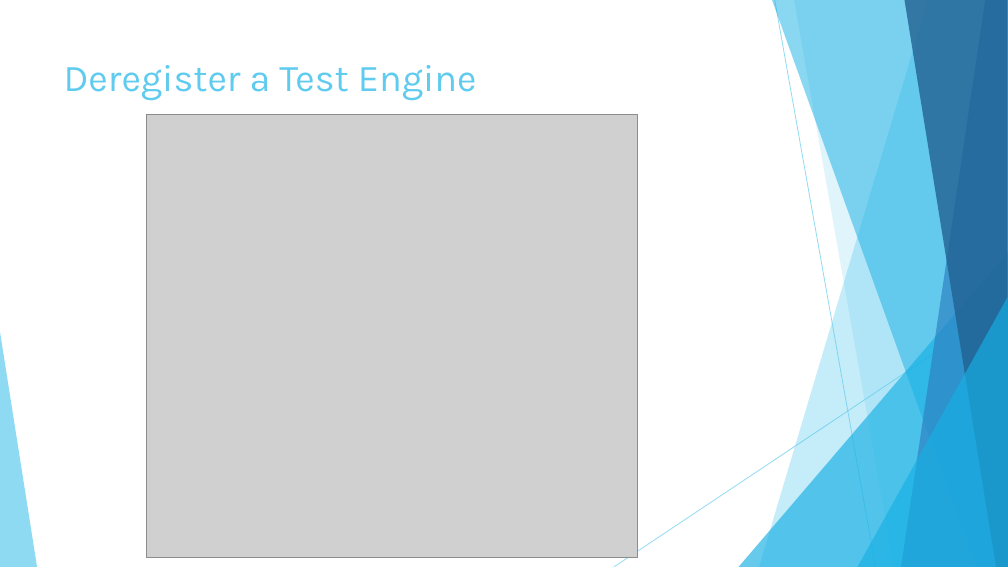
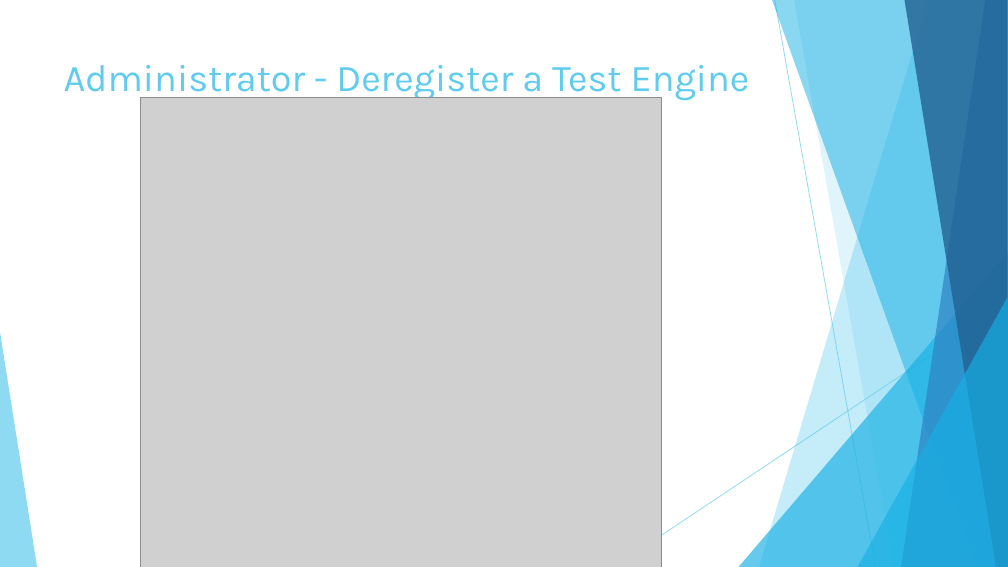
Before and after one commit to KodeFu/cse682, a slide deck: slide 50 of Test Framework Final Presentation.pptx. Drawn at 1008x567 pixels with LibreOffice and Linux fonts; fonts in the diff are those of the drawing; grey boxes stand for pictures. Boxes give left, top, right and bottom in pixels: in the first picture for what was removed or moved away, otherwise in the second. Text is boxed around its words. In the diff, an @@ line names an element or a change of style, - is before the commit and + after.

Commit message:
Update presentation and add DLH-07

```diff
--- a/Test Framework Final Presentation.pptx
+++ b/Test Framework Final Presentation.pptx
@@ title at <box>64,65,750,101</box>: text changed @@
-Deregister a Test Engine
+Administrator - Deregister a Test Engine
@@ picture: place and size @@
-picture at <box>146,115,637,558</box>
+picture at <box>141,98,662,567</box>
```
Also in this commit, not shown: 9 other slides changed, 3 slides added, 1 other file.
